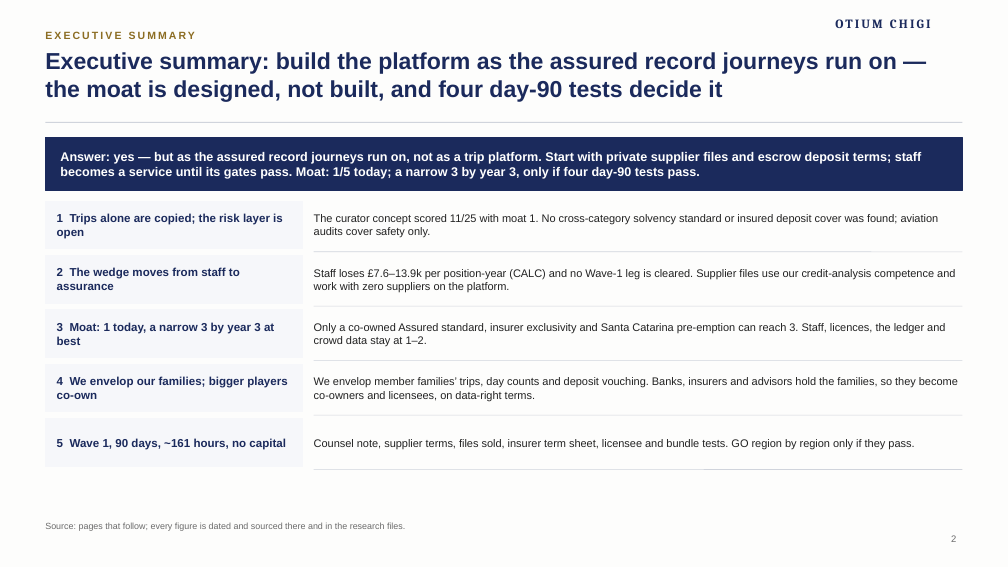
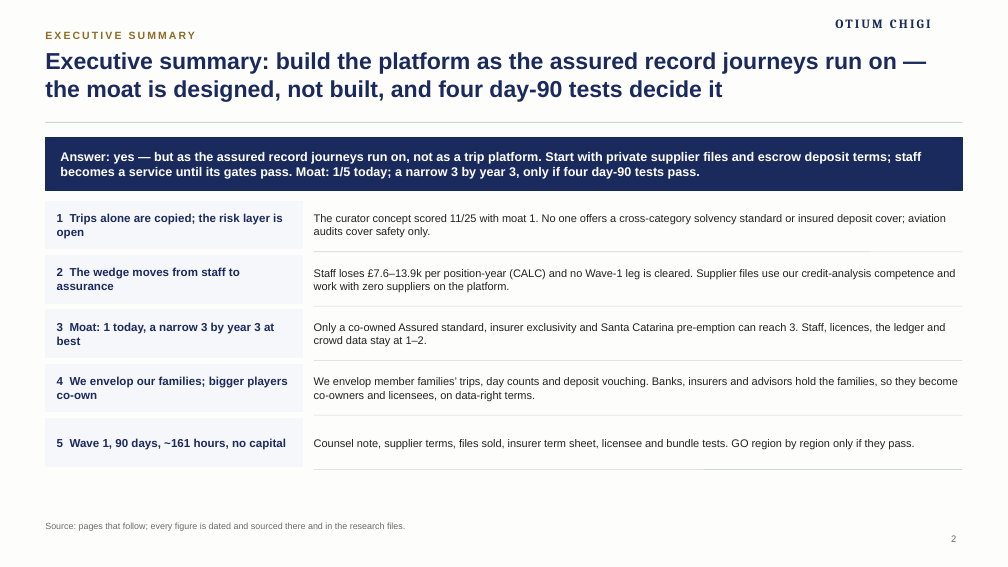
Before and after one commit to algarcalebe-web/legendary-bassoon, a slide deck: slide 2 of deck/Otium_Chigi_Journeys_Strategy_Deck.pptx. Drawn at 1008x567 pixels with LibreOffice and Linux fonts; fonts in the diff are those of the drawing; background and template pictures are left out. Boxes give left, top, right and bottom in pixels: in the first picture for what was removed or moved away, otherwise in the second. Text is boxed around its words. In the diff, an @@ line names an element or a change of style, - is before the commit and + after.

```diff
--- a/deck/Otium_Chigi_Journeys_Strategy_Deck.pptx
+++ b/deck/Otium_Chigi_Journeys_Strategy_Deck.pptx
@@ text at (314,214,946,238): text changed @@
-The curator concept scored 11/25 with moat 1. No cross-category solvency standard or insured deposit cover was found; aviation audits cover safety only.
+The curator concept scored 11/25 with moat 1. No one offers a cross-category solvency standard or insured deposit cover; aviation audits cover safety only.
```
Also in this commit, not shown: 17 other slides changed, 7 slides added, 3 other files.
